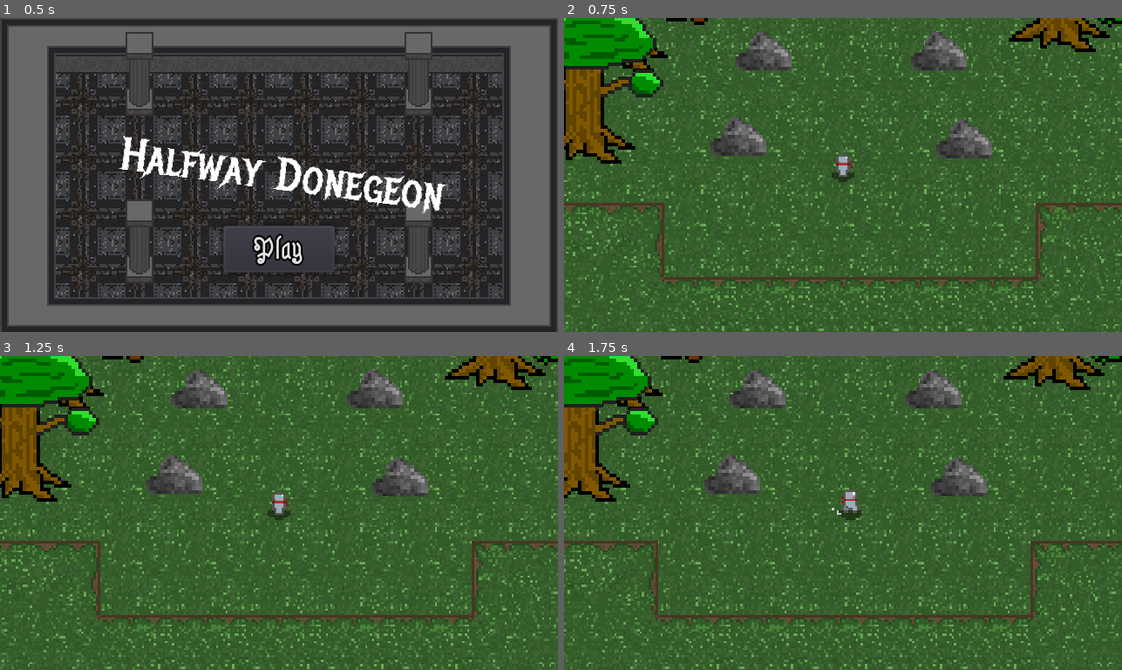
Above: before the commit, frames 1-4 (two rows, left to right).
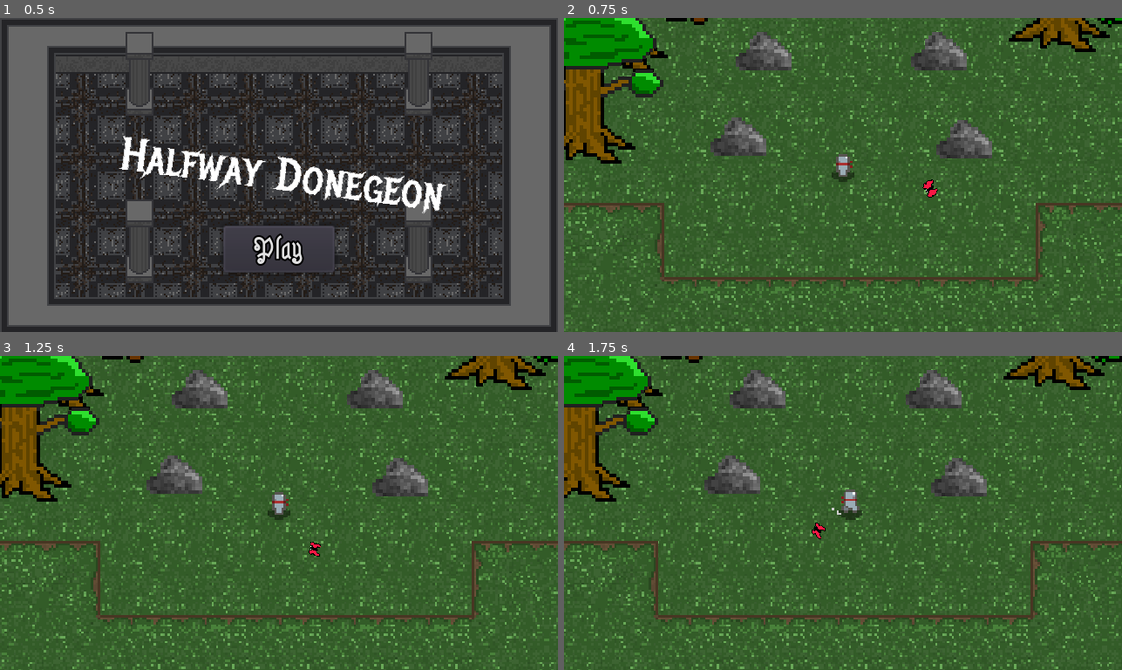
Above: after the commit, the same moments.

Repository: jxprovost/Final_Project-Team_5
Game: Godot game, scene res://World/Menu.tscn
The game is run twice, just before and just after one commit, with the same random seed, the same clock (stepped at 60 frames per second) and the same inputs.
Inputs:
- Up to frame 1 (0.5 s): no input
- Up to frame 2 (0.75 s): click "Play" at 0.5 s
- Up to frame 3 (1.25 s): no input
- Up to frame 4 (1.75 s): hold Right (ui_right) from 1.28 s (still down); tap Space (attack) at 1.35 s

Frame 1 is identical in both runs. In frame 2, less than 0.1% of the frame differs, in the area x 64-68%, y 51-58%; in frame 3, less than 0.1%; in frame 4, less than 0.1%.

Commit message:
Add butterfly in overworld

Diff:
--- a/Project/World/Overworld/Overworld.tscn
+++ b/Project/World/Overworld/Overworld.tscn
@@ -14,6 +14,7 @@
 [ext_resource path="res://World/Overworld/Scenery/Trees/Tree4.tscn" type="PackedScene" id=12]
 [ext_resource path="res://World/Overworld/Scenery/Trees/Tree1.tscn" type="PackedScene" id=13]
 [ext_resource path="res://World/Overworld/Interactive/CaveEntrance/CaveEntrence.tscn" type="PackedScene" id=14]
+[ext_resource path="res://World/Overworld/Scenery/Butterfly/butterfly.tscn" type="PackedScene" id=17]
 
 [sub_resource type="ConvexPolygonShape2D" id=1]
 points = PoolVector2Array( 32, 32, 0, 32, 0, 0, 32, 0 )
@@ -680,3 +681,8 @@
 __meta__ = {
 "_edit_use_anchors_": false
 }
+
+[node name="Butterfly" parent="." instance=ExtResource( 17 )]
+position = Vector2( 336.586, 491.955 )
+rotation = 3.14159
+scale = Vector2( 4.00815, 4.98508 )
--- /dev/null
+++ b/Project/World/Overworld/PathFollow2D.gd
@@ -0,0 +1,6 @@
+extends PathFollow2D
+
+export var flySpeed = 50
+
+func _process(delta):
+	set_offset(get_offset() + flySpeed * delta)
--- /dev/null
+++ b/Project/World/Overworld/Scenery/Butterfly/PathFollow2D.gd
@@ -0,0 +1,6 @@
+extends PathFollow2D
+
+export var flySpeed = 12
+
+func _process(delta):
+	set_offset(get_offset() + flySpeed * delta)
--- /dev/null
+++ b/Project/World/Overworld/Scenery/Butterfly/butterfly.tscn
@@ -0,0 +1,34 @@
+[gd_scene load_steps=6 format=2]
+
+[ext_resource path="res://World/Overworld/Scenery/Butterfly/butterfly1.png" type="Texture" id=1]
+[ext_resource path="res://World/Overworld/Scenery/Butterfly/butterfly2.png" type="Texture" id=2]
+[ext_resource path="res://World/Overworld/Scenery/Butterfly/PathFollow2D.gd" type="Script" id=3]
+
+[sub_resource type="Curve2D" id=1]
+_data = {
+"points": PoolVector2Array( 1.23744, 5.65685, -1.23744, -5.65685, -1.50922, -1.28778, -4.68458, -4.68458, 4.68458, 4.68458, 15.4757, -0.369188, 0.353553, -4.15425, -0.353553, 4.15425, 20.7646, 9.05366, 1.67938, -0.707107, -1.67938, 0.707107, 13.4334, 14.1318, 4.15425, -1.32583, -4.15425, 1.32583, 0.918501, 14.8602, 0.265165, -2.82843, -0.265165, 2.82843, -3.98152, 22.0778, -2.91682, -2.82843, 2.91682, 2.82843, -0.26038, 29.7521, -4.86136, -1.85616, 4.86136, 1.85616, 21.1296, 29.9289, 1.32583, -4.41942, -1.32583, 4.41942, 23.7813, 40.9774, 4.94975, -1.59099, -4.94975, 1.59099, 7.34102, 47.3414, 0, 0, 0, 0, 5.33689, 47.8554, 3.09359, 1.76777, -3.09359, -1.76777, -6.88951, 48.6672, -2.91682, 4.15425, 2.91682, -4.15425, -5.56368, 39.8284, -2.56326, 1.41421, 2.56326, -1.41421, 12.3792, 34.8787, 1.85616, 5.39169, -1.85616, -5.39169, 20.9528, 21.4436, 0, 0, 0, 0, 0.392642, 0.156966, 0, 0, 0, 0, -1.50922, -1.28778 )
+}
+
+[sub_resource type="SpriteFrames" id=2]
+animations = [ {
+"frames": [ ExtResource( 1 ), ExtResource( 2 ) ],
+"loop": true,
+"name": "fly",
+"speed": 5.0
+} ]
+
+[node name="Path2D" type="Path2D"]
+curve = SubResource( 1 )
+
+[node name="PathFollow2D" type="PathFollow2D" parent="."]
+position = Vector2( 0.392642, 0.156966 )
+rotation = -0.0348696
+script = ExtResource( 3 )
+
+[node name="AnimatedSprite" type="AnimatedSprite" parent="PathFollow2D"]
+position = Vector2( 0.00294495, -0.0238037 )
+rotation = 1.57952
+scale = Vector2( 0.00408923, 0.00408923 )
+frames = SubResource( 2 )
+animation = "fly"
+playing = true
Not shown: 1 places in Project/World/Overworld/Overworld.tscn that only renumber resources
Binary file added: Project/World/Overworld/Scenery/Butterfly/butterfly1.png
Not shown, added: Project/World/Overworld/Scenery/Butterfly/butterfly1.png.import
Binary file added: Project/World/Overworld/Scenery/Butterfly/butterfly2.png
Not shown, added: Project/World/Overworld/Scenery/Butterfly/butterfly2.png.import
